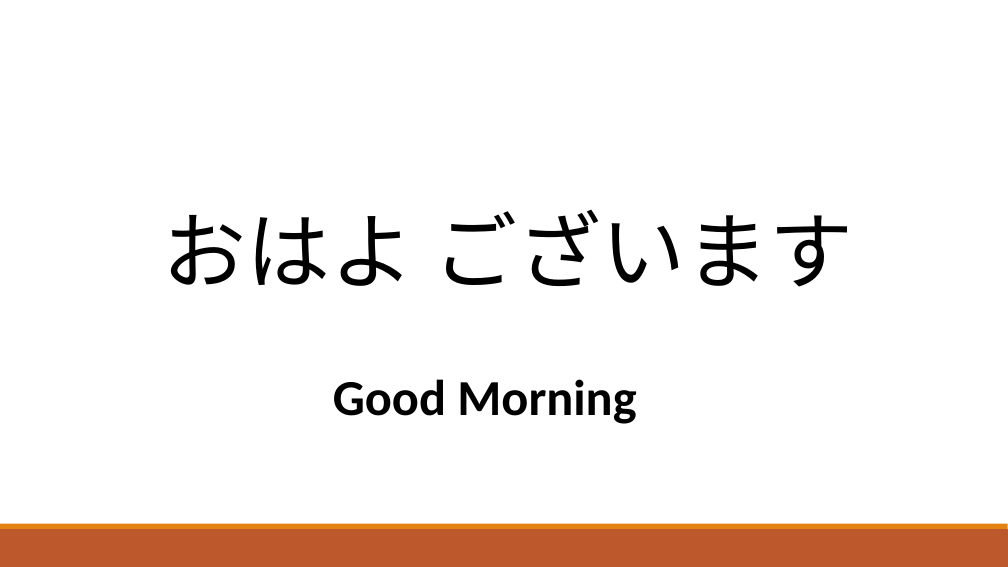
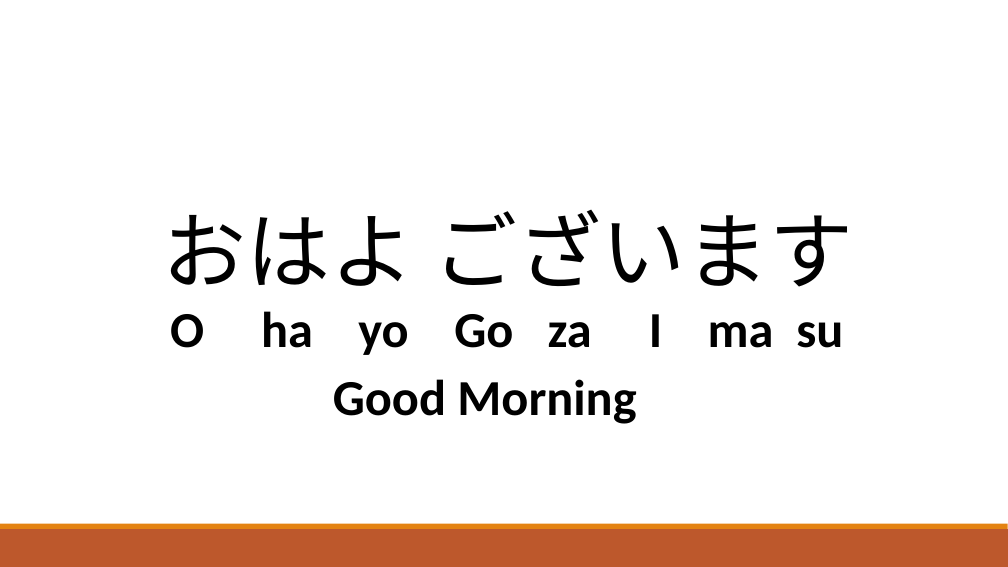
Before and after one commit to praveenraghuvanshi1512/AIML, a slide deck: slide 2 of Meetup_DotNet_10_Aug_2019/ML_Net_Praveen_Raghuvanshi_10_Aug_2019.pptx. Drawn at 1008x567 pixels with LibreOffice and Linux fonts; fonts in the diff are those of the drawing. Boxes give left, top, right and bottom in pixels: in the first picture for what was removed or moved away, otherwise in the second. Text is boxed around its words. In the diff, an @@ line names an element or a change of style, - is before the commit and + after.

```diff
--- a/Meetup_DotNet_10_Aug_2019/ML_Net_Praveen_Raghuvanshi_10_Aug_2019.pptx
+++ b/Meetup_DotNet_10_Aug_2019/ML_Net_Praveen_Raghuvanshi_10_Aug_2019.pptx
@@ text added at (x1=170, y1=311, x2=843, y2=355), 48 pt, text #000000, bold @@
+O ha yo Go za I ma su
```
Also in this commit, not shown: 4 other slides changed, 3 slides added, 2 slides removed.
